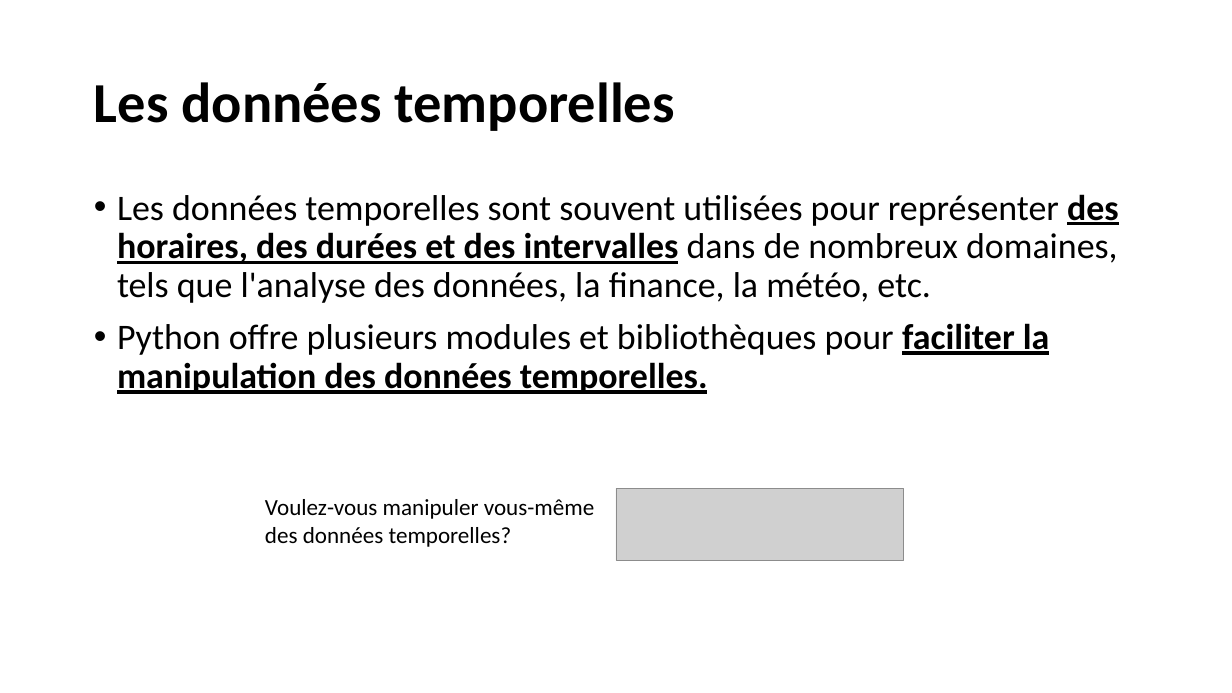
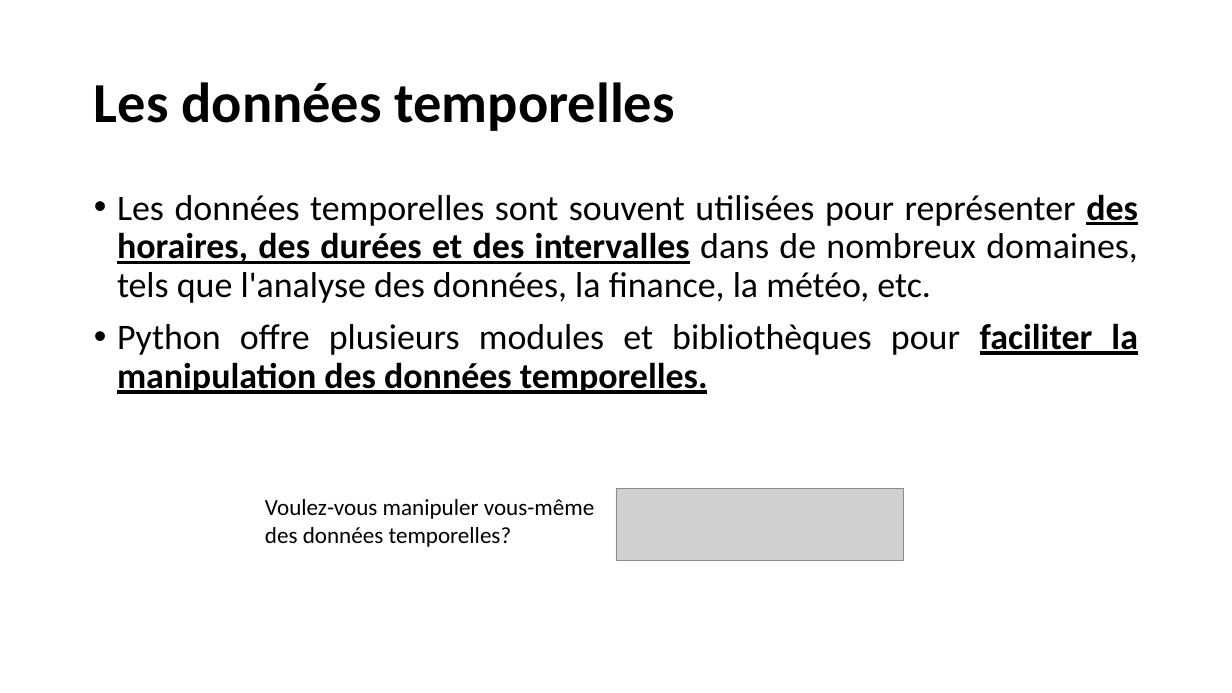
Before and after one commit to AAFINSYS/Formation-Cegos-Python-LI248, a slide deck: slide 84 of Python init ib LI248.pptx (slide 74 before the commit). Drawn at 1232x693 pixels with LibreOffice and Linux fonts; fonts in the diff are those of the drawing; grey boxes stand for pictures; background and template pictures are left out. Boxes give left, top, right and bottom in pixels: in the first picture for what was removed or moved away, otherwise in the second. Text is boxed around its words. In the diff, an @@ line names an element or a change of style, - is before the commit and + after.

Commit message:
Update Python init ib LI248.pptx
ajouts divers

```diff
--- a/Python init ib LI248.pptx
+++ b/Python init ib LI248.pptx
@@ text "Les données temporelles sont souvent ..." at (117,194,1138,394): alignment left to justified @@
```
Also in this commit, not shown: 5 other slides changed, 11 slides added, 1 slide removed.
